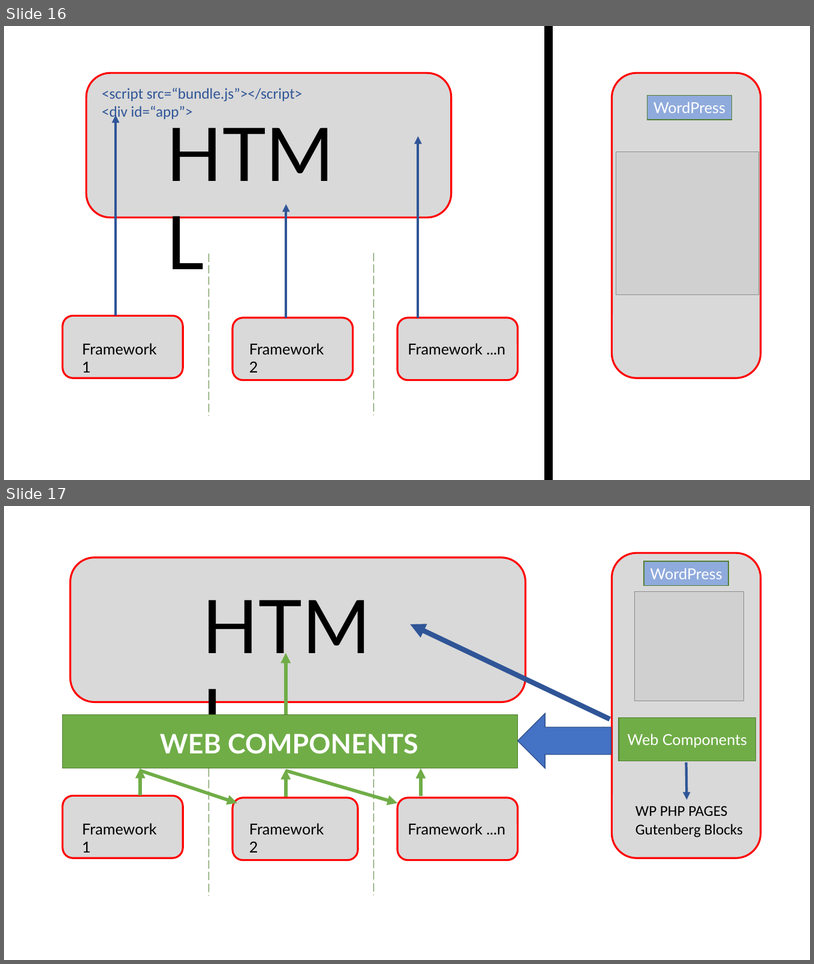
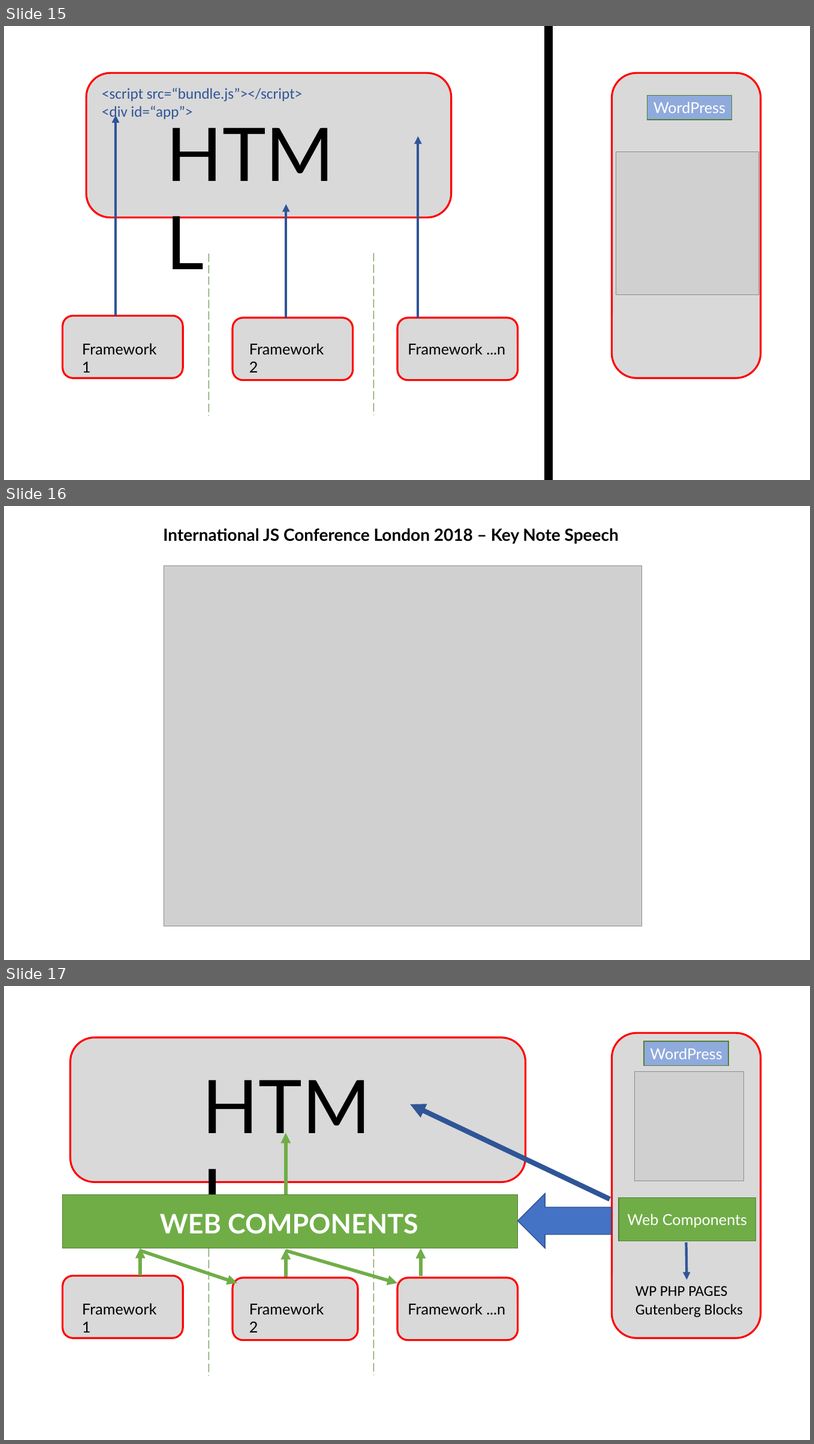
Before and after one commit to iwswordpress/rest, a slide deck: rest-api-workshop.pptx. Shown one above the other, each under a label of ours: slides 16 and 17 before the commit, slides 15, 16 and 17 after it. The pictures are 814x964 and 814x1444 pixels, drawn with LibreOffice and Linux fonts; fonts in the diff are those of the drawing; grey boxes stand for pictures. Boxes give left, top, right and bottom in pixels: in the first picture for what was removed or moved away, otherwise in the second. Text is boxed around its words. In the diff, an @@ line names an element or a change of style, - is before the commit and + after.

```diff
--- a/rest-api-workshop.pptx
+++ b/rest-api-workshop.pptx
@@ slide 16 added at box(4, 506, 810, 960), background #FFFFFF @@
@@ text added at box(163, 528, 619, 544), 20 pt, text #000000, bold @@
+International JS Conference London 2018 – Key Note Speech
@@ picture added at box(164, 566, 642, 926) @@
@@ what was slide 16 is now slide 15 @@
```
Also in this commit, not shown: 4 slides changed.
